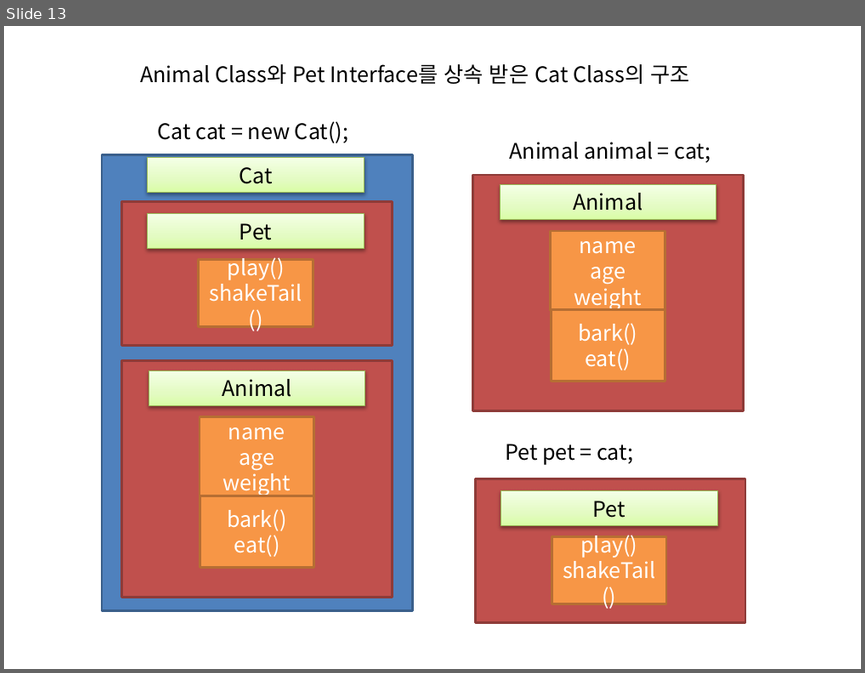
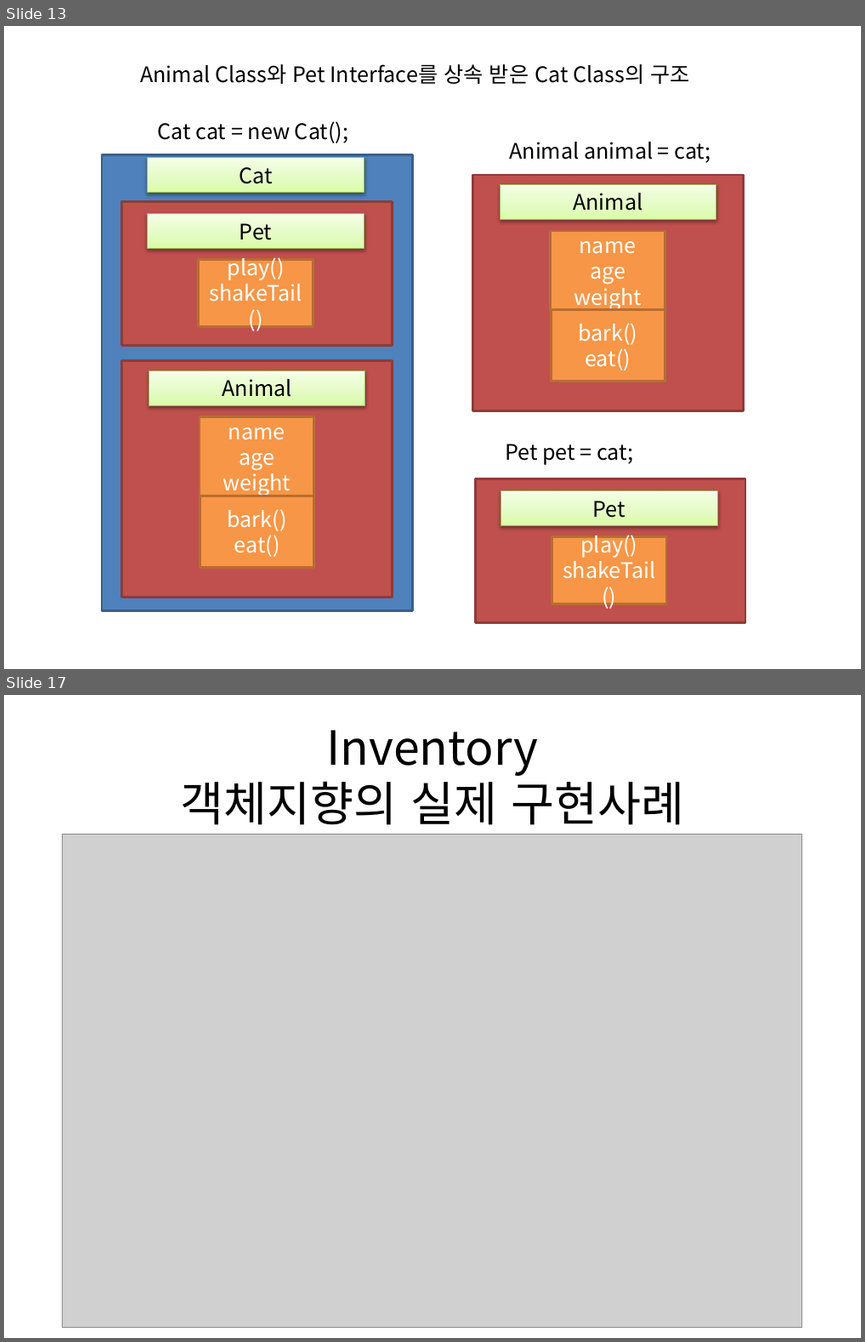
Before and after one commit to terdong/JavaStudyForAcademyStudent2, a slide deck: ppt/day15_인터페이스.pptx. Shown one above the other, each under a label of ours: slide 13 before the commit, slides 13 and 17 after it; the slides between them are not shown. The pictures are 865x673 and 865x1342 pixels, drawn with LibreOffice and Linux fonts; fonts in the diff are those of the drawing; grey boxes stand for pictures. Boxes give left, top, right and bottom in pixels: in the first picture for what was removed or moved away, otherwise in the second. Text is boxed around its words. In the diff, an @@ line names an element or a change of style, - is before the commit and + after.

```diff
--- a/ppt/day15_인터페이스.pptx
+++ b/ppt/day15_인터페이스.pptx
@@ slide 17 added at [4,695,861,1338], background #FFFFFF @@
@@ title added at [181,730,684,825], 39.6 pt, text #000000 @@
+Inventory
+객체지향의 실제 구현사례
@@ picture added at [63,834,800,1327] @@
```
Also in this commit, not shown: 4 other slides added.
